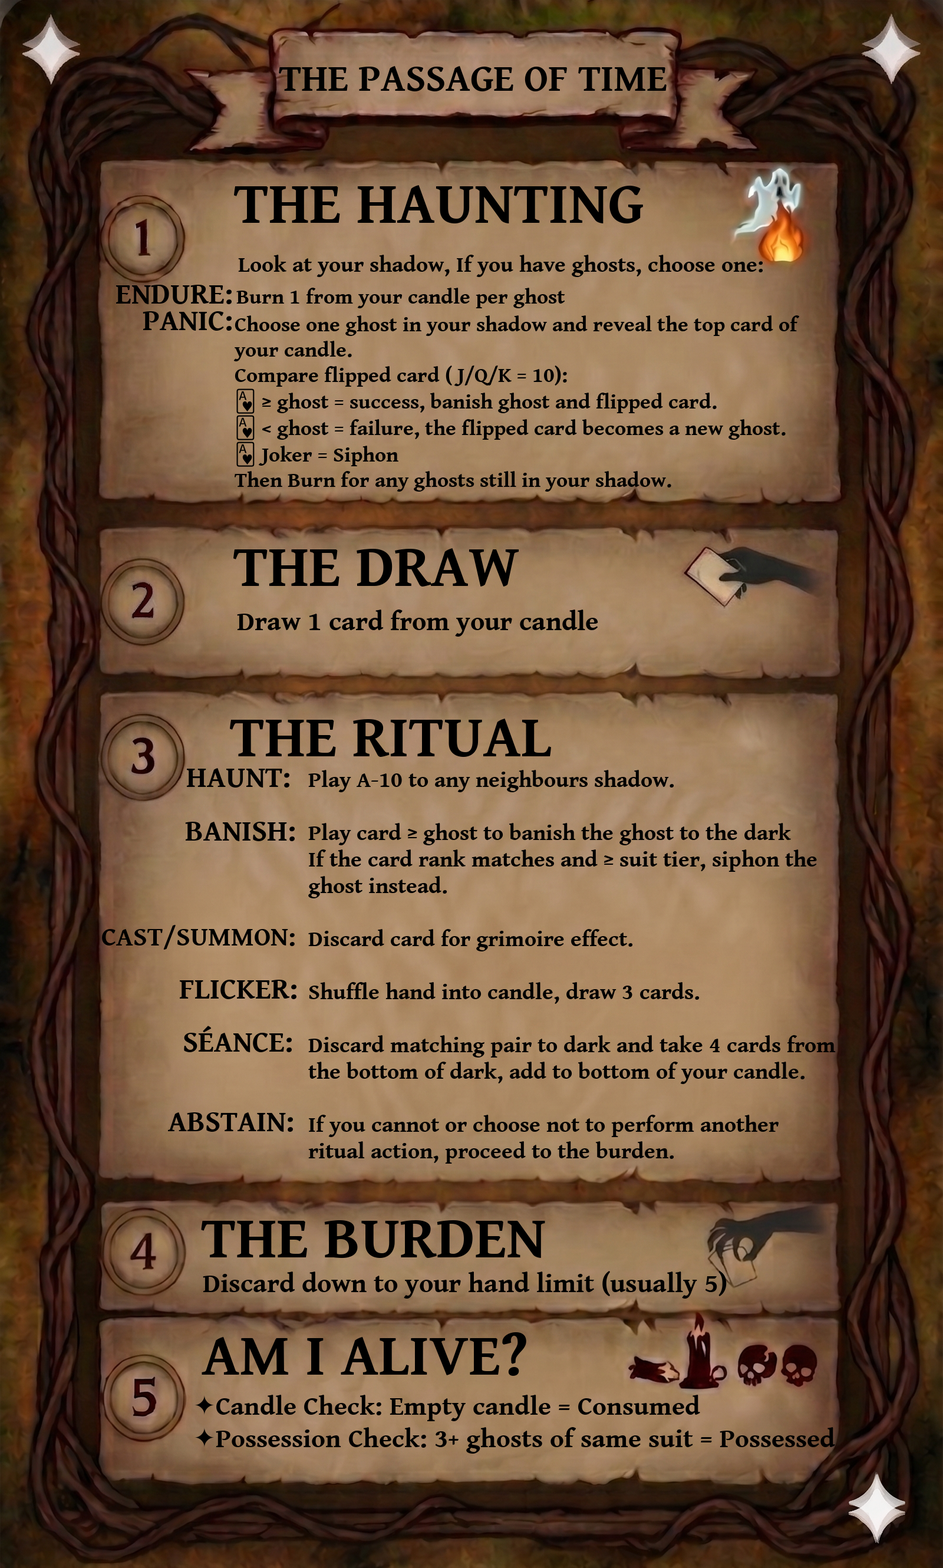
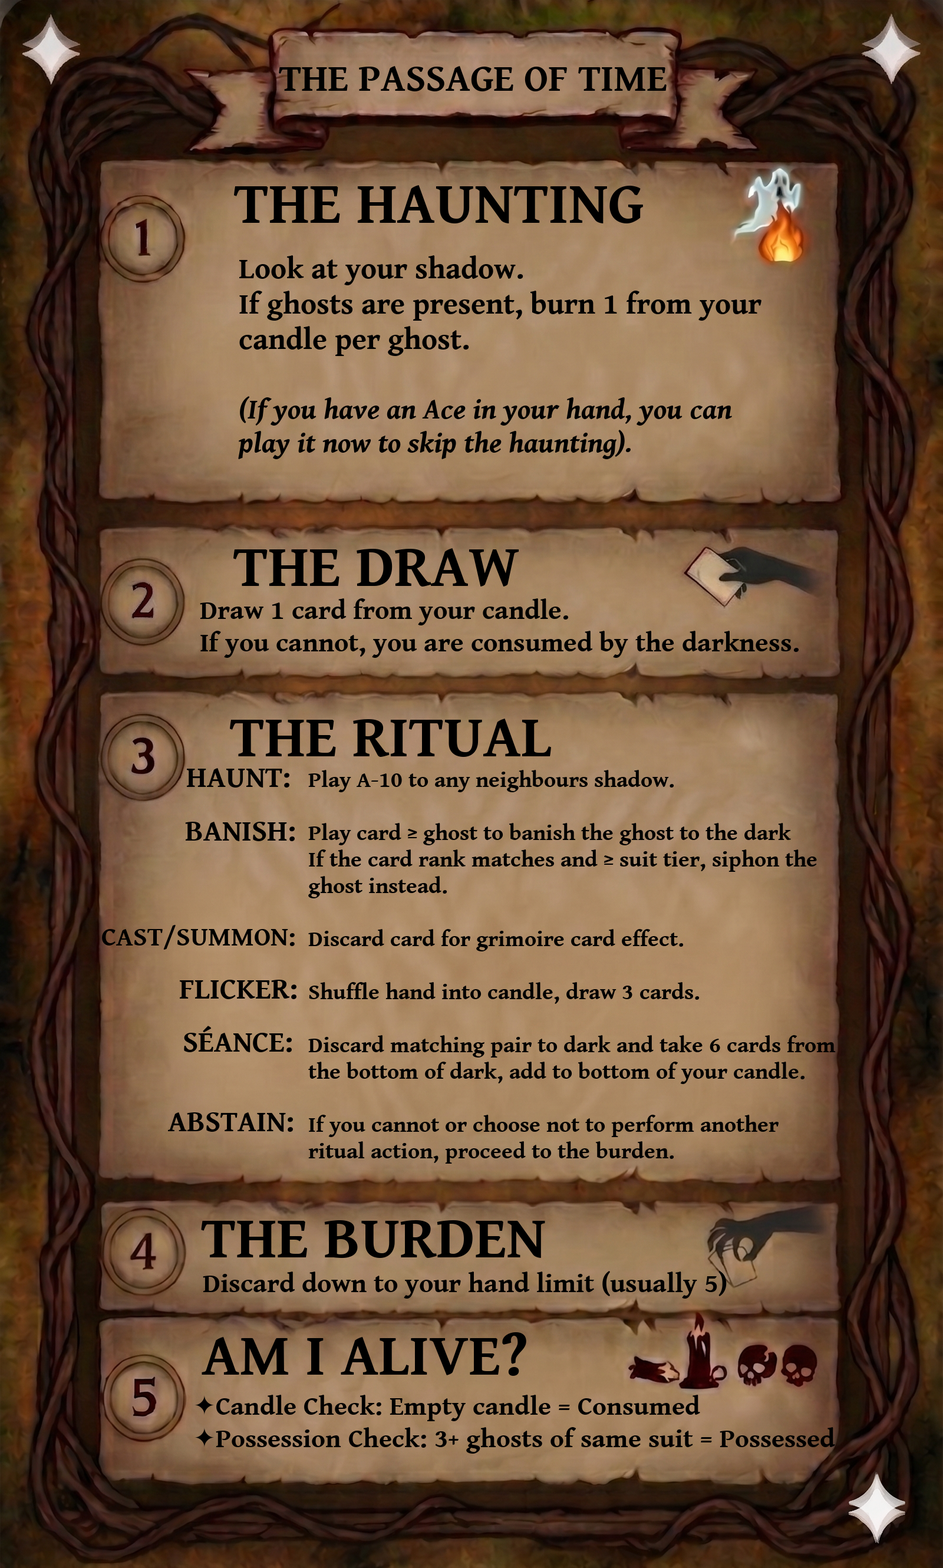
Revision of a layered 943px x 1568px image; what changed, layer by layer:
painted on "Play A-10 to any neighbours sh..." over left=571, top=929, right=721, bottom=1053
renamed "Draw 1 card from your candle" to "Draw 1 card from your candle. ...", painted on it over left=199, top=598, right=799, bottom=658
renamed "Choose one ghost in your shado..." to "Look at your shadow. ...", painted on it over left=233, top=255, right=800, bottom=492
removed layer "Burn 1 from your candle per gh..." over left=236, top=287, right=566, bottom=309
removed layer "Look at your shadow, If you ha..." over left=238, top=254, right=764, bottom=278
removed layer "PANIC:" over left=142, top=311, right=232, bottom=331
removed layer "ENDURE:" over left=116, top=284, right=232, bottom=305